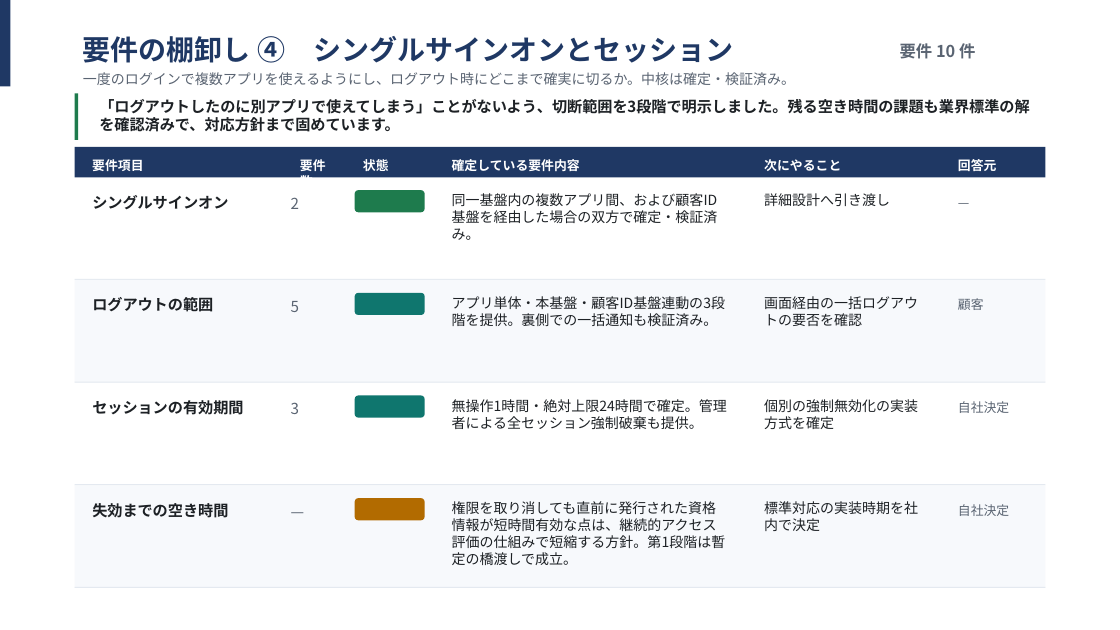
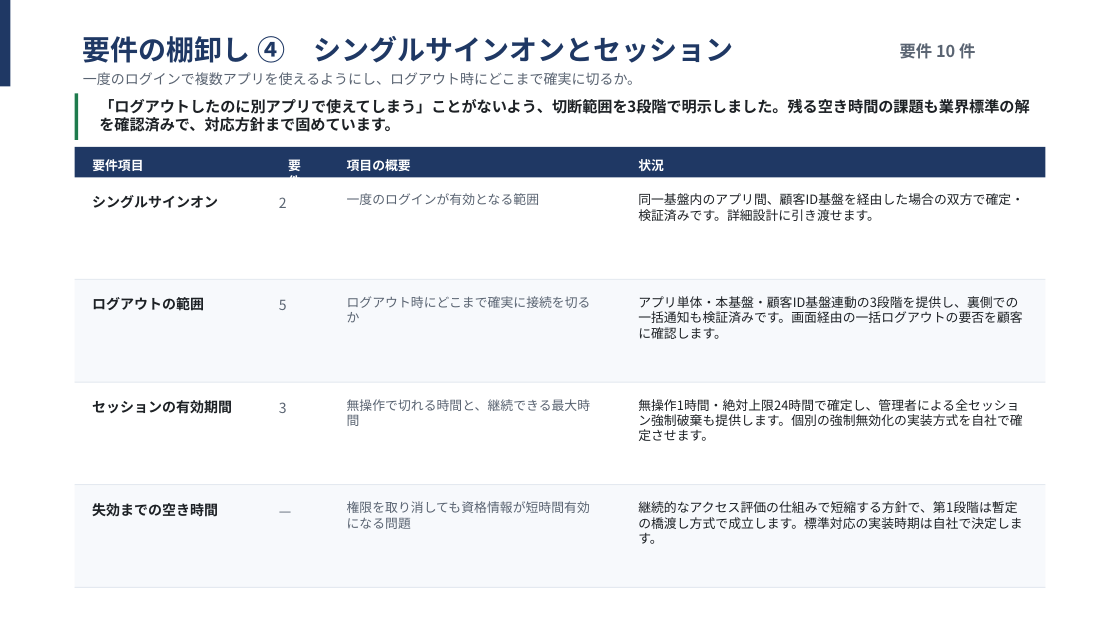
Before and after one commit to suepie/aws-atuh-poc, a slide deck: slide 11 of doc/powerpoint/要件定義.pptx. Drawn at 1120x630 pixels with LibreOffice and Linux fonts; fonts in the diff are those of the drawing. Boxes give left, top, right and bottom in pixels: in the first picture for what was removed or moved away, otherwise in the second. Text is boxed around its words. In the diff, an @@ line names an element or a change of style, - is before the commit and + after.

Commit message:
pw

```diff
--- a/doc/powerpoint/要件定義.pptx
+++ b/doc/powerpoint/要件定義.pptx
@@ text at bbox=[83, 72, 641, 85]: text changed @@
-一度のログインで複数アプリを使えるようにし、ログアウト時にどこまで確実に切るか。中核は確定・検証済み。
+一度のログインで複数アプリを使えるようにし、ログアウト時にどこまで確実に切るか。
@@ text "要件数" rewrapped from bbox=[300, 159, 326, 178] to bbox=[288, 157, 301, 178] @@
@@ text added at bbox=[347, 159, 411, 171], 11 pt, text #FFFFFF, bold @@
+項目の概要
@@ text removed at bbox=[363, 159, 389, 171] @@
-状態
@@ text removed at bbox=[452, 159, 580, 171] @@
-確定している要件内容
@@ text added at bbox=[638, 159, 664, 171], 11 pt, text #FFFFFF, bold @@
+状況
@@ text removed at bbox=[764, 159, 841, 171] @@
-次にやること
@@ text removed at bbox=[958, 159, 997, 171] @@
-回答元
@@ text "2": place and size @@
-text "2" at bbox=[291, 197, 299, 209]
+text "2" at bbox=[279, 197, 287, 208]
@@ text added at bbox=[347, 193, 539, 205], 11 pt, text #5A6472 @@
+一度のログインが有効となる範囲
@@ rounded rectangle removed at bbox=[355, 190, 424, 212] @@
-確定
@@ text at bbox=[638, 193, 1024, 221]: text changed; size 12 to 11 pt @@
-同一基盤内の複数アプリ間、および顧客ID基盤を経由した場合の双方で確定・検証済み。
+同一基盤内のアプリ間、顧客ID基盤を経由した場合の双方で確定・検証済みです。詳細設計に引き渡せます。
@@ text removed at bbox=[764, 193, 890, 206] @@
-詳細設計へ引き渡し
@@ text removed at bbox=[950, 190, 1037, 255] @@
-—
@@ text "5": place and size @@
-text "5" at bbox=[291, 301, 299, 312]
+text "5" at bbox=[279, 300, 287, 310]
@@ text added at bbox=[347, 296, 591, 323], 11 pt, text #5A6472 @@
+ログアウト時にどこまで確実に接続を切るか
@@ rounded rectangle removed at bbox=[355, 293, 424, 315] @@
-方向性
@@ text at bbox=[638, 296, 1023, 339]: text changed; size 12 to 11 pt @@
-アプリ単体・本基盤・顧客ID基盤連動の3段階を提供。裏側での一括通知も検証済み。
+アプリ単体・本基盤・顧客ID基盤連動の3段階を提供し、裏側での一括通知も検証済みです。画面経由の一括ログアウトの要否を顧客に確認します。
@@ text removed at bbox=[764, 296, 918, 326] @@
-画面経由の一括ログアウトの要否を確認
@@ text removed at bbox=[958, 298, 984, 310] @@
-顧客
@@ text "3": place and size @@
-text "3" at bbox=[291, 402, 299, 414]
+text "3" at bbox=[279, 402, 287, 413]
@@ text added at bbox=[347, 399, 591, 426], 11 pt, text #5A6472 @@
+無操作で切れる時間と、継続できる最大時間
@@ rounded rectangle removed at bbox=[355, 396, 424, 418] @@
-方向性
@@ text at bbox=[638, 399, 1023, 441]: text changed; size 12 to 11 pt @@
-無操作1時間・絶対上限24時間で確定。管理者による全セッション強制破棄も提供。
+無操作1時間・絶対上限24時間で確定し、管理者による全セッション強制破棄も提供します。個別の強制無効化の実装方式を自社で確定させます。
@@ text removed at bbox=[764, 399, 918, 429] @@
-個別の強制無効化の実装方式を確定
@@ text removed at bbox=[958, 401, 1009, 413] @@
-自社決定
@@ size 13 to 12 pt in 8 elements at bbox=[279, 197, 287, 208], bbox=[279, 300, 287, 310], bbox=[279, 402, 287, 413], bbox=[92, 195, 218, 208], bbox=[92, 503, 218, 517], bbox=[92, 400, 232, 414], bbox=[92, 297, 204, 311], bbox=[271, 498, 329, 519] @@
@@ text "—": place and size @@
-text "—" at bbox=[282, 498, 345, 519]
+text "—" at bbox=[271, 498, 329, 519]
@@ text at bbox=[347, 501, 590, 529]: text changed; size 12 to 11 pt; text colour #1D2125 to #5A6472 @@
-権限を取り消しても直前に発行された資格情報が短時間有効な点は、継続的アクセス評価の仕組みで短縮する方針。第1段階は暫定の橋渡しで成立。
+権限を取り消しても資格情報が短時間有効になる問題
@@ rounded rectangle removed at bbox=[355, 498, 424, 520] @@
-検討中
@@ text at bbox=[638, 501, 1023, 544]: text changed; size 12 to 11 pt @@
-標準対応の実装時期を社内で決定
+継続的なアクセス評価の仕組みで短縮する方針で、第1段階は暫定の橋渡し方式で成立します。標準対応の実装時期は自社で決定します。
@@ text removed at bbox=[958, 504, 1009, 516] @@
-自社決定
```
Also in this commit, not shown: 13 other slides changed.
